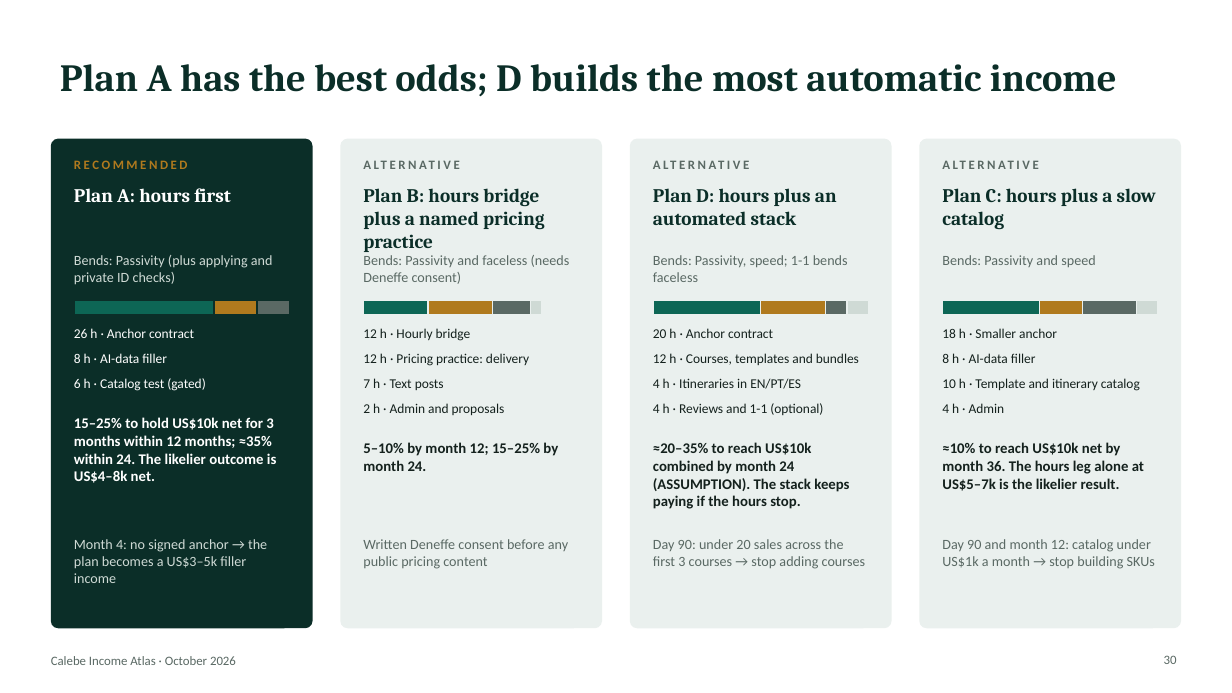
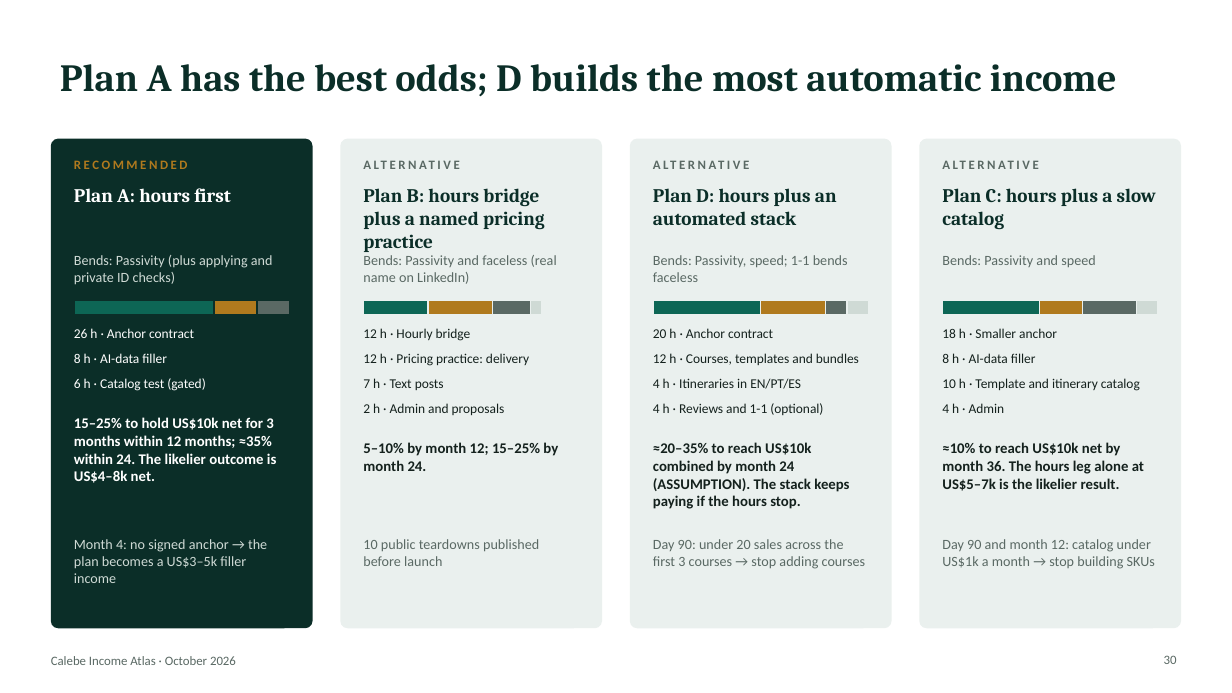
Before and after one commit to algarcalebe-web/legendary-bassoon, a slide deck: slide 30 of research/Calebe_Income_Atlas.pptx. Drawn at 1232x693 pixels with LibreOffice and Linux fonts; fonts in the diff are those of the drawing. Boxes give left, top, right and bottom in pixels: in the first picture for what was removed or moved away, otherwise in the second. Text is boxed around its words. In the diff, an @@ line names an element or a change of style, - is before the commit and + after.

```diff
--- a/research/Calebe_Income_Atlas.pptx
+++ b/research/Calebe_Income_Atlas.pptx
@@ text at (x1=363, y1=255, x2=557, y2=284): text changed @@
-Bends: Passivity and faceless (needs Deneffe consent)
+Bends: Passivity and faceless (real name on LinkedIn)
@@ text at (x1=363, y1=539, x2=539, y2=566): text changed @@
-Written Deneffe consent before any public pricing content
+10 public teardowns published before launch
```
Also in this commit, not shown: 6 other slides changed, 2 other files.
